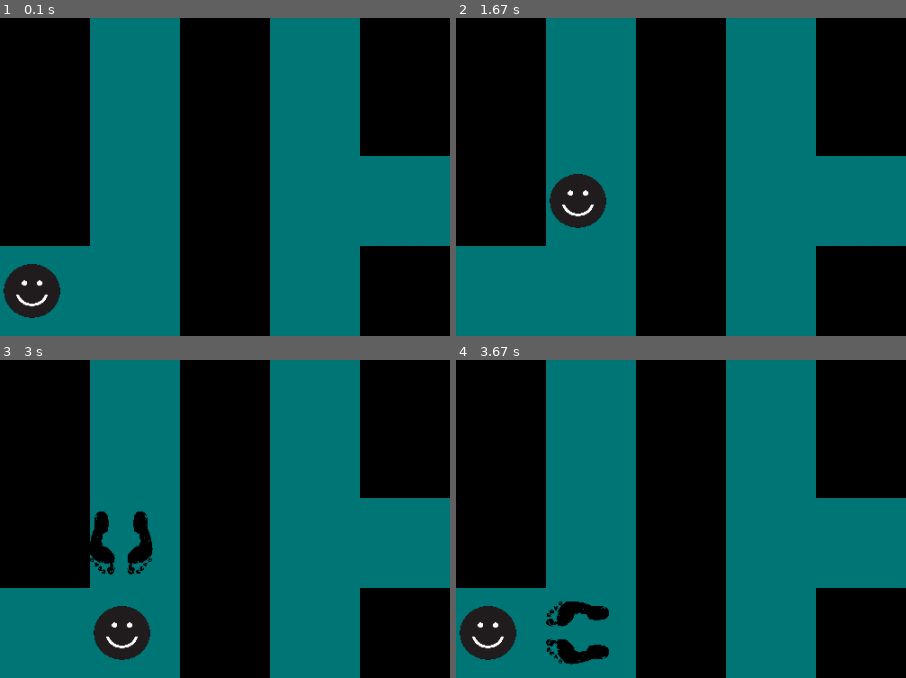
Above: before the commit, frames 1-4 (two rows, left to right).
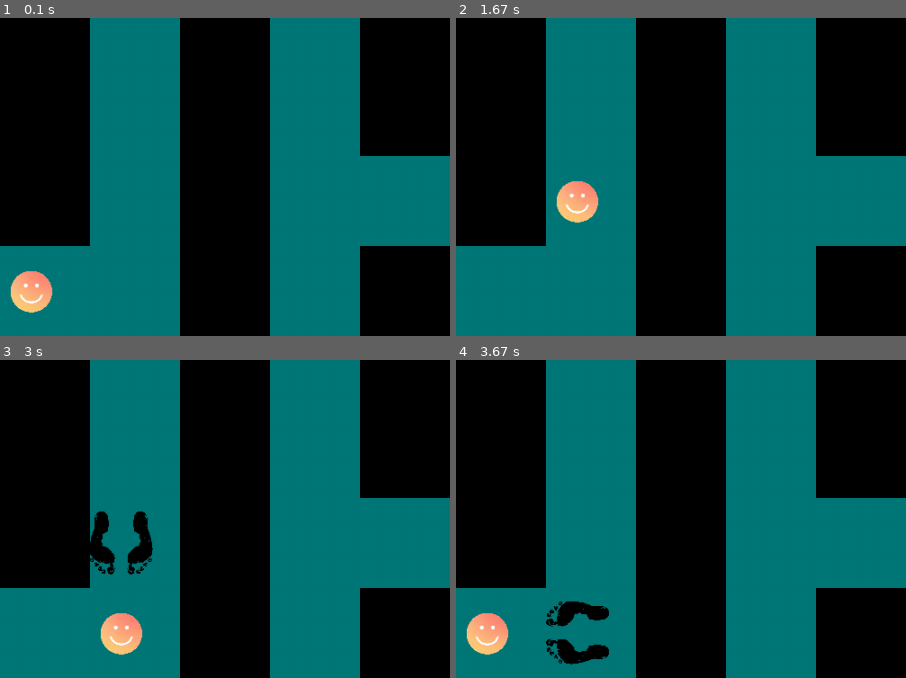
Above: after the commit, the same moments.

Repository: Davidmarmit/PyGame_Ex3
Game: pygame game, started from main.py
Two runs of this game, one before a commit and one after it. Both use one fixed random seed, a clock stepped at 60 frames per second and the inputs below.
Inputs:
- Up to frame 1 (0.1 s): no input
- Up to frame 2 (1.67 s): hold Right 0.33-0.8 s; hold Up 0.83-1.4 s; hold Right from 1.43 s (still down)
- Up to frame 3 (3 s): release Right at 2.08 s; hold Left 2.12-2.8 s; hold Down from 2.83 s (still down)
- Up to frame 4 (3.67 s): release Down at 3.53 s; hold Left from 3.57 s (still down)
The pictures show only the part of the screen within x 0-50%, y 50-100%; the shares and areas given below are measured in that part.

The runs differ from the first frame. In frame 1, 1.7% of the frame differs, in the area x 0-14%, y 77-95%; in frame 2, 1.7%; in frame 3, 1.7%; in frame 4, 1.7%.

Commit message:
sounds and new player png

Diff:
--- a/Player.py
+++ b/Player.py
@@ -22,6 +22,9 @@
         self.rect.x = self.x
         self.rect.y = self.y
         self.load_player()
+        self.walk_sound = pygame.mixer.Sound("sounds/jumps.wav")
+        self.collide_sound = pygame.mixer.Sound("sounds/boom.wav")
+        self.win_sound = pygame.mixer.Sound("sounds/win.wav")
 
 
     def create_obstacles(self):
@@ -45,6 +48,7 @@
         pygame.display.update()
 
     def handle_keys(self):
+
         key = pygame.key.get_pressed()
         if key[pygame.K_LEFT]:
             self.move_left()
@@ -70,9 +74,12 @@
             list_collide = pygame.sprite.spritecollide(self, self.obstacles, False, pygame.sprite.collide_mask)
             if len(list_collide):
                 print("collide")
+                pygame.mixer.Sound.play(self.collide_sound)
                 collide = True
             if not collide:
                 print("bien")
+                pygame.mixer.Sound.play(self.walk_sound)
+                pygame.mixer.Sound.play(self.walk_sound)
                 self.set_background()
                 self.x -= 50
                 self.set_footprints(-90)
@@ -88,9 +95,11 @@
             list_collide = pygame.sprite.spritecollide(self, self.obstacles, False, pygame.sprite.collide_mask)
             if len(list_collide):
                 print("collide")
+                pygame.mixer.Sound.play(self.collide_sound)
                 collide = True
             if not collide:
                 print("bien")
+                pygame.mixer.Sound.play(self.walk_sound)
                 self.set_background()
                 self.y += 50
                 self.set_footprints(360)
@@ -106,9 +115,11 @@
             list_collide = pygame.sprite.spritecollide(self, self.obstacles, False, pygame.sprite.collide_mask)
             if len(list_collide):
                 print("collide")
+                pygame.mixer.Sound.play(self.collide_sound)
                 collide = True
             if not collide:
                 print("bien")
+                pygame.mixer.Sound.play(self.walk_sound)
                 self.set_background()
                 self.y -= 50
                 self.set_footprints(180)
Binary file changed: images/player.png
Not shown, added: sounds/boom.wav
Not shown, added: sounds/jumps.wav
Not shown, added: sounds/win.wav
